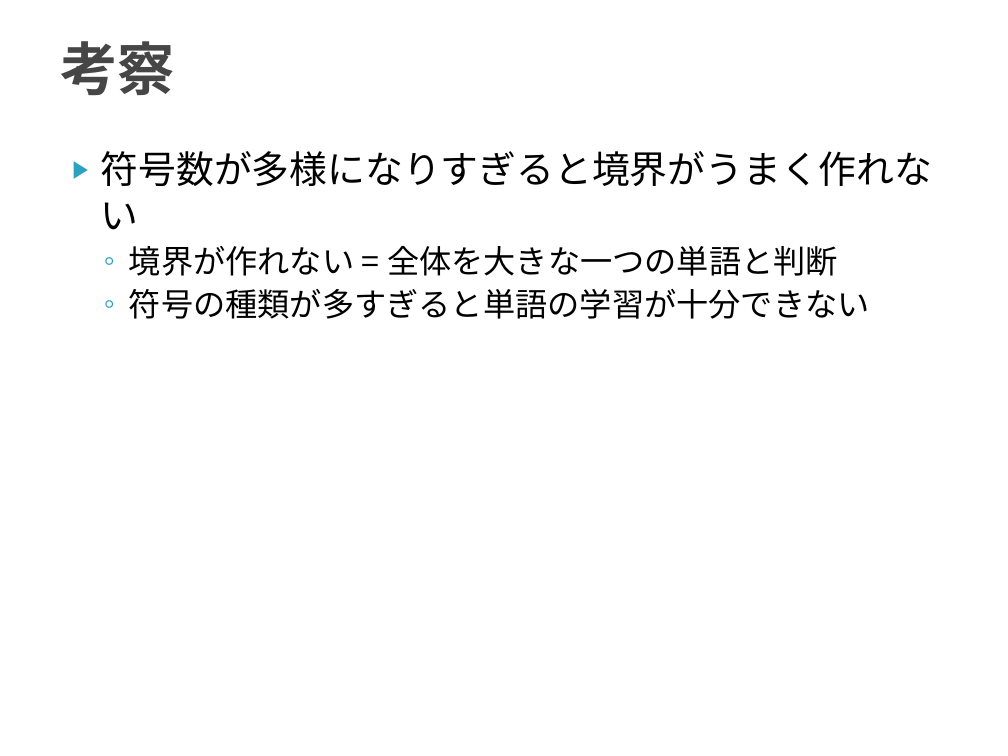
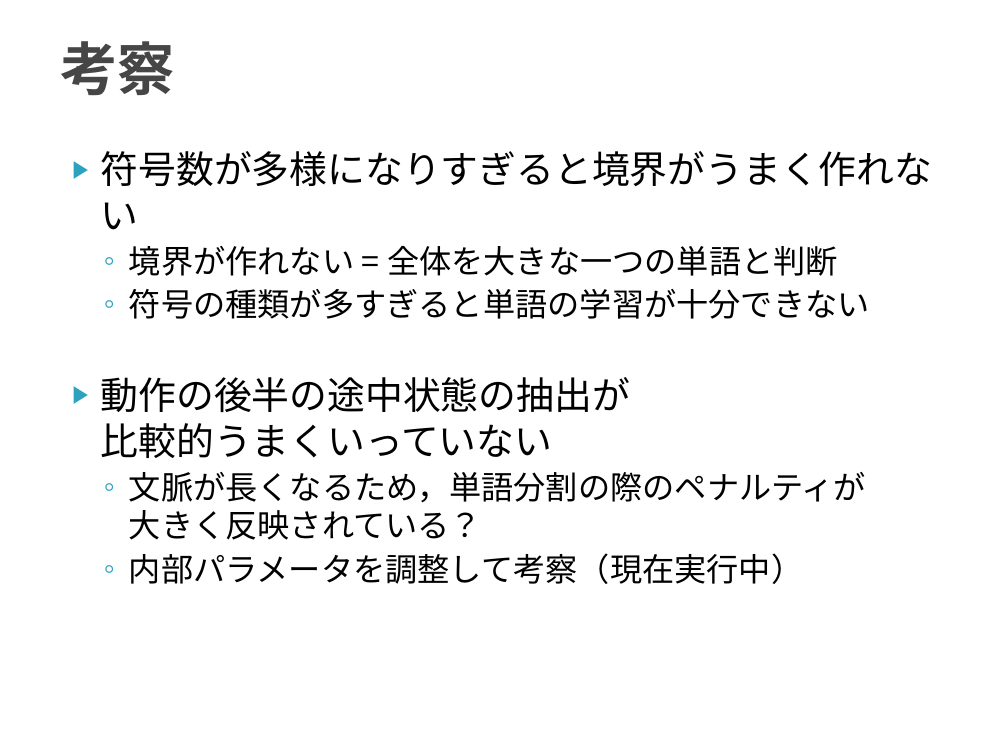
Before and after one commit to TetsuyaKomota/MyMasterStudies, a slide deck: slide 136 of slides/discussion2016.pptx (slide 135 before the commit). Drawn at 1008x756 pixels with LibreOffice and Linux fonts; fonts in the diff are those of the drawing. Boxes give left, top, right and bottom in pixels: in the first picture for what was removed or moved away, otherwise in the second. Text is boxed around its words. In the diff, an @@ line names an element or a change of style, - is before the commit and + after.

```diff
--- a/slides/discussion2016.pptx
+++ b/slides/discussion2016.pptx
@@ text at <box>101,377,866,584</box>: paragraphs added @@
+▶ 動作の後半の途中状態の抽出が
+  比較的うまくいっていない
+  ◦ 文脈が長くなるため，単語分割の際のペナルティが
+    大きく反映されている？
+  ◦ 内部パラメータを調整して考察（現在実行中）
```
Also in this commit, not shown: 2 other slides changed, 1 slide added.
